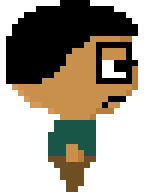
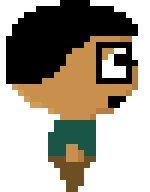
Before/after of a 150x192 layered artwork. What changed in the layer stack:
painted on "colors" over [102, 48, 126, 108]
